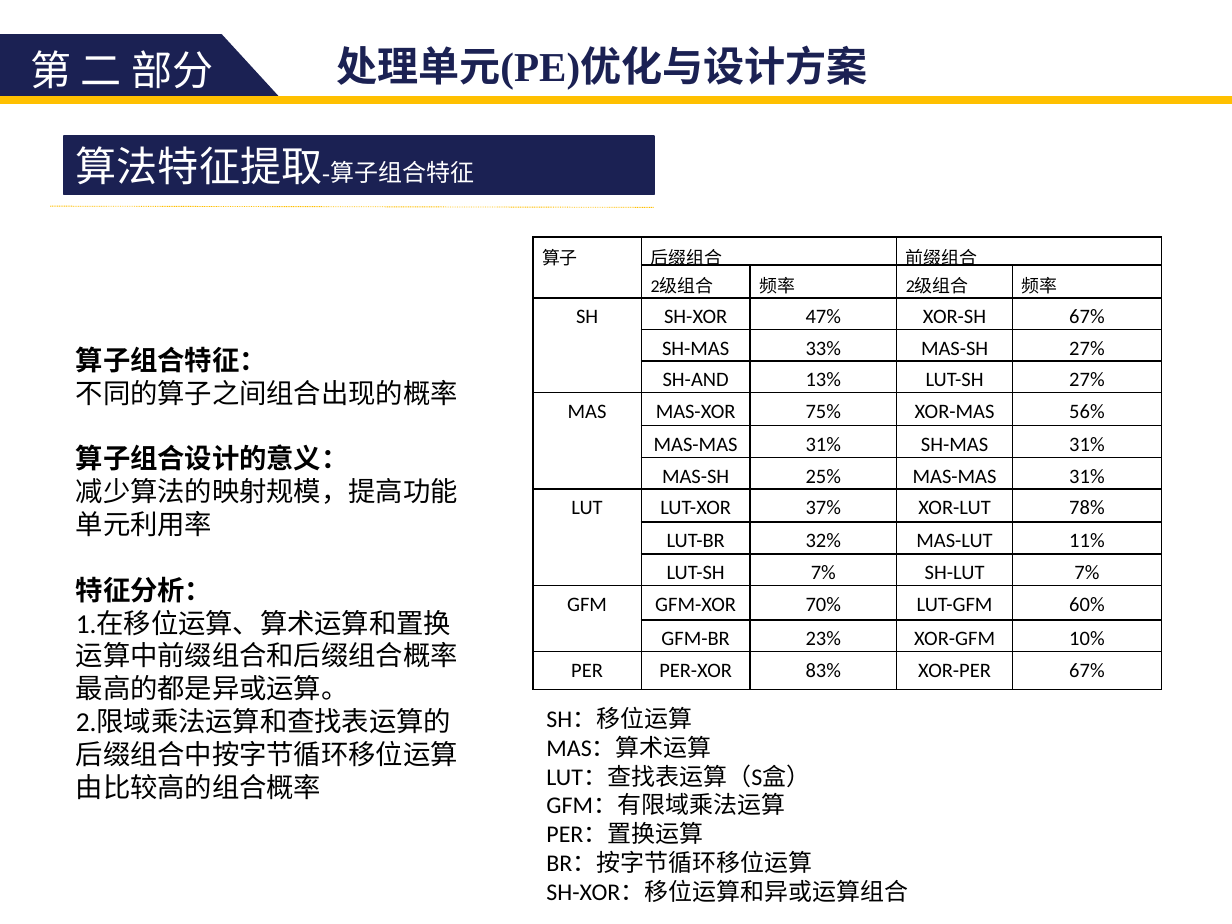
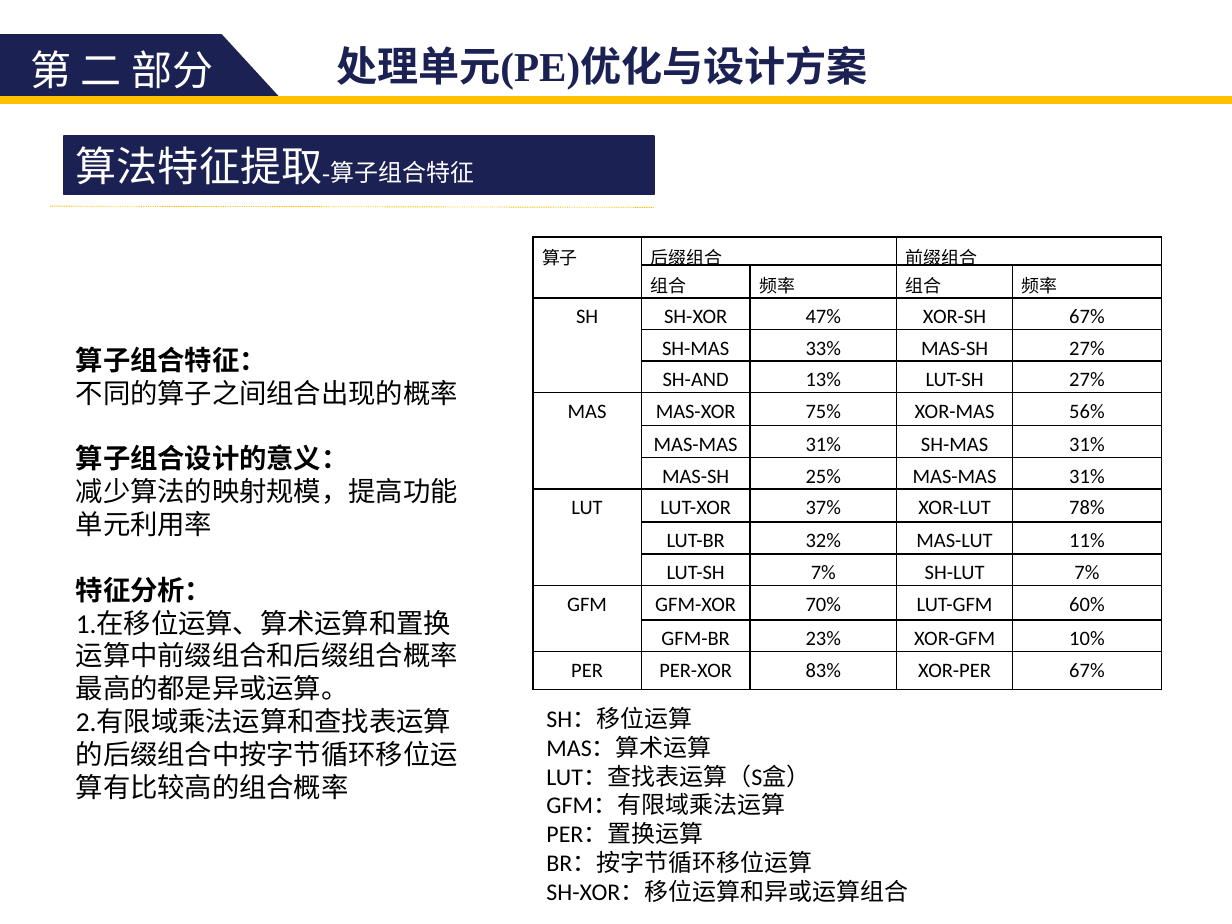
Before and after one commit to zdyzhan/bishe, a slide deck: slide 15 of 131199 李小泉.pptx. Drawn at 1232x924 pixels with LibreOffice and Linux fonts; fonts in the diff are those of the drawing. Boxes give left, top, right and bottom in pixels: in the first picture for what was removed or moved away, otherwise in the second. Text is boxed around its words. In the diff, an @@ line names an element or a change of style, - is before the commit and + after.

```diff
--- a/131199 李小泉.pptx
+++ b/131199 李小泉.pptx
@@ table at (532, 237, 1161, 690) @@
-row 2, column 2: 2级组合
+row 2, column 2: 组合
-row 2, column 4: 2级组合
+row 2, column 4: 组合
@@ text at (76, 708, 458, 800): text changed @@
-2.限域乘法运算和查找表运算的后缀组合中按字节循环移位运算由比较高的组合概率
+2.有限域乘法运算和查找表运算的后缀组合中按字节循环移位运算有比较高的组合概率
```
Also in this commit, not shown: 14 other slides changed, 3 other files.
